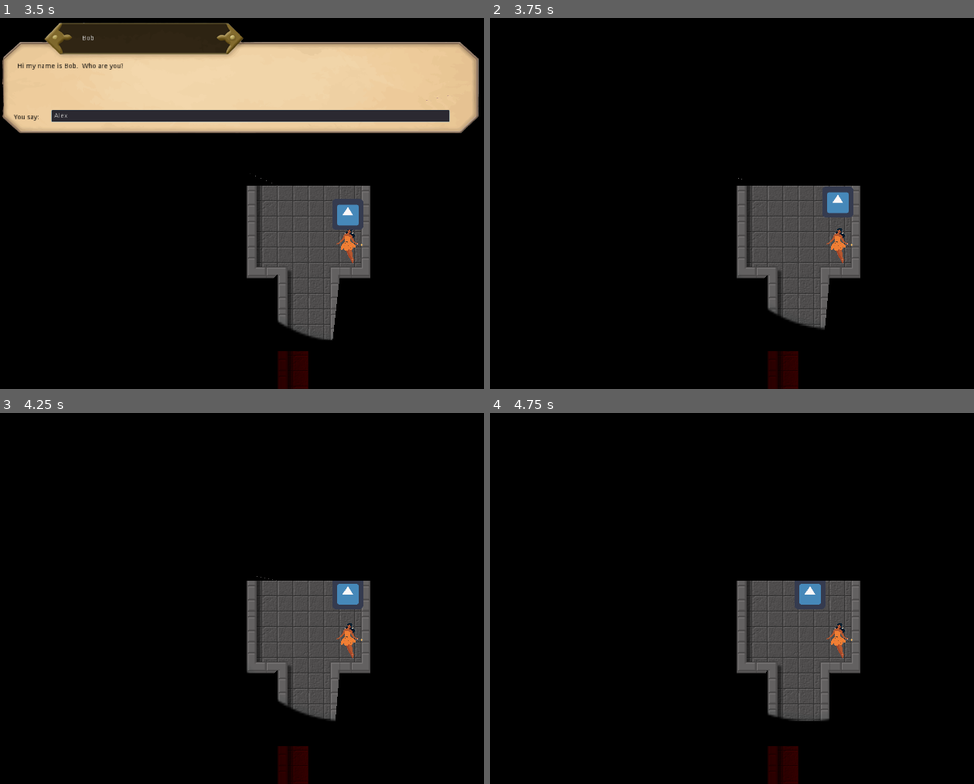
Above: before the commit, frames 1-4 (two rows, left to right).
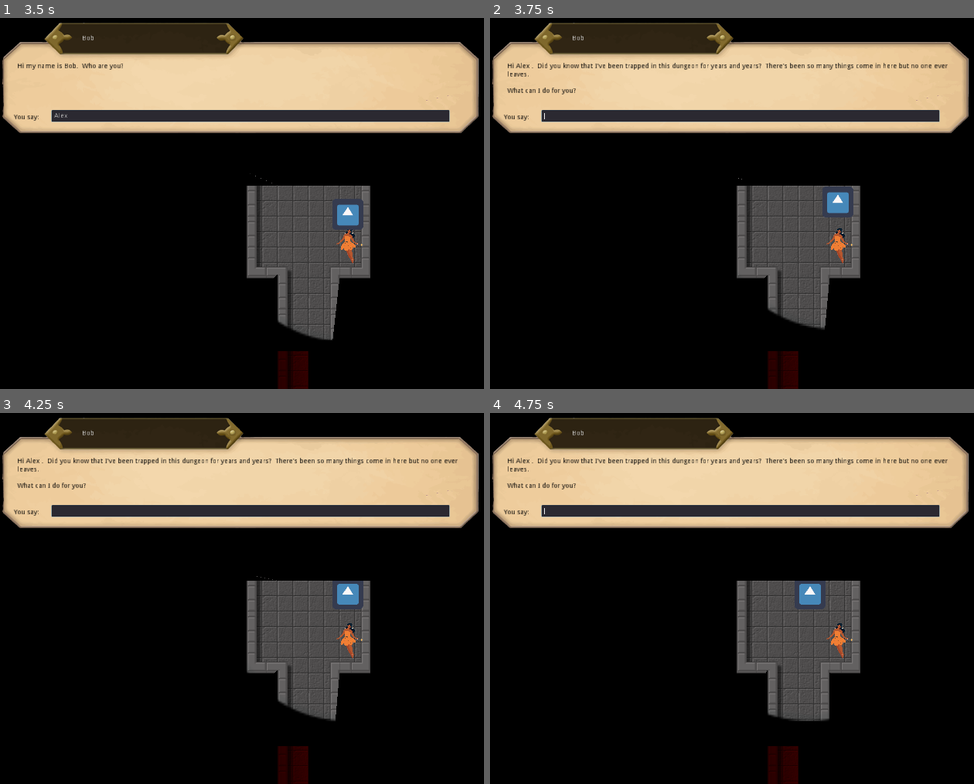
Above: after the commit, the same moments.

Repository: crpalmer/tile-game
Game: Godot game, scene res://Dungeon/Dungeon.tscn
The game is run twice, just before and just after one commit, with the same random seed, the same clock (stepped at 60 frames per second) and the same inputs. The engine's default icon, where the game draws it, is replaced by a stand-in: a white triangle on a blue panel in a dark square.
Inputs (mouse positions are in pixels of both pictures, inside the frame that each line leads up to):
- Up to frame 1 (3.5 s): tap Enter at 0.5 s; hold Right (right) 0.53-1.28 s; hold Down (down) 1.28-2 s; click (251, 114) at 2.02 s; type "Alex" at 2.1 s; tap Space at 2.75 s; hold Right (right) from 2.78 s (still down)
- Up to frame 2 (3.75 s): tap Enter at 3.5 s; release Right (right) at 3.53 s; hold Up (up) from 3.53 s (still down)
- Up to frame 3 (4.25 s): keep holding Up (up)
- Up to frame 4 (4.75 s): tap Space at 4.25 s; release Up (up) at 4.28 s; hold Left (left) from 4.28 s (still down)

Frame 1 is identical in both runs. In frame 2, 26% of the frame differs, in the area x 0-100%, y 1-32%; in frame 3, 26%; in frame 4, 26%.

Commit message:
make hostile npcs stupidly try to get to the player

Diff:
--- a/Characters/BaseCharacter.gd
+++ b/Characters/BaseCharacter.gd
@@ -20,6 +20,7 @@
 
 func attack(who:BaseCharacter):
 	if not who: return
+	if not attack_available: return
 
 	who.hostile = true
 	attack_available = false
--- a/Characters/NPC/NPC.gd
+++ b/Characters/NPC/NPC.gd
@@ -5,26 +5,23 @@
 var speaker_name = "Name"
 var attacked_text = "Die!"
 
-func _ready():
-	var player = GameState.player
-	if player:
-		$TrackingArea.connect("entered", self, "area_entered")
-		$TrackingArea.connect("exited", self, "area_exited")
+func start_conversation():
+	if $d/Conversation.visible: return
 
-func start_conversation():
 	$d/Conversation/SpeakerName.text = speaker_name
 	$d/Conversation/SpeakerText.text = conversation_starter
 	reset_text_box()
 	$d/Conversation.visible = true
 
 func end_conversation(text = "", delay = 2.0):
-	if $d/Conversation.visible:
-		$d/Conversation/PlayerText.visible = false
-		$d/Conversation/PlayerPrompt.visible = false
-		if text.length() > 0:
-			$d/Conversation/SpeakerText.text = text
-			yield(get_tree().create_timer(delay), "timeout")
-		$d/Conversation.visible = false
+	if not $d/Conversation.visible: return
+
+	$d/Conversation/PlayerText.visible = false
+	$d/Conversation/PlayerPrompt.visible = false
+	if text.length() > 0:
+		$d/Conversation/SpeakerText.text = text
+		yield(get_tree().create_timer(delay), "timeout")
+	$d/Conversation.visible = false
 
 func say(text:String):
 	$d/Conversation/SpeakerText.text = text
@@ -69,10 +66,19 @@
 	return words
 
 func _process(delta):
+	var with_player = $TrackingArea.player_is_in_area
 	if hostile:
-		end_conversation(attacked_text)
-		if attack_available and $TrackingArea.is_player_in_area():
+		if with_player:
+			end_conversation(attacked_text, 0.75)
 			attack(GameState.player)
+		else:
+			var dir:Vector2 = GameState.player.position - position
+			dir /= dir.length()
+			var collision = move_and_collide(dir * delta * speed)
+			if collision and collision.collider != GameState.player:
+				move_and_collide(collision.remainder.length() * collision.normal)
+	elif with_player:
+		start_conversation()
 
 func reset_text_box():
 	$d/Conversation/PlayerText.text = ""
@@ -80,12 +86,3 @@
 	$d/Conversation/PlayerPrompt.visible = true
 	$d/Conversation/More.visible = false
 	$d/Conversation/PlayerText.grab_focus()
-
-func area_entered(who):
-	if who != GameState.player: return
-	if hostile: GameState.attack_player(self)
-	else: start_conversation()
-
-func area_exited(who):
-	if who != GameState.player: return
-	end_conversation()
--- a/Characters/Player.gd
+++ b/Characters/Player.gd
@@ -3,6 +3,7 @@
 
 func _init():
 	GameState.player = self
+	hp = 20
 
 func _process(delta):
 	process_movement(delta)
@@ -15,9 +16,7 @@
 	if Input.is_action_pressed("up"): dir.y -= 1
 	if Input.is_action_pressed("down"): dir.y += 1
 
-	var collision = move_and_collide(dir*speed*delta)
-	if collision:
-		emit_signal("collided_with", collision)
+	move_and_collide(dir*speed*delta)
 
 func process_attack():
 	if attack_available and Input.is_action_pressed("attack"):
--- a/Characters/TrackingArea.gd
+++ b/Characters/TrackingArea.gd
@@ -5,6 +5,7 @@
 signal exited
 
 var in_area:Dictionary
+var player_is_in_area = false
 
 func _ready():
 	connect("area_entered", self, "area_entered")
@@ -13,14 +14,10 @@
 	connect("area_exited", self, "area_exited")
 	connect("body_exited", self, "area_exited")
 
-
 func who_is_in_area():
 	for who in in_area.keys():
 		if in_area[who]: return who
 	return null
-
-func is_player_in_area():
-	return in_area[GameState.player]
 
 func area_entered(who):
 	record_area(who, true)
@@ -34,5 +31,6 @@
 	if parent and parent is PhysicsBody2D: record_area(parent, what)
 	elif not in_area.has(who) or in_area[who] != what:
 		in_area[who] = what
+		if who == GameState.player: player_is_in_area = what
 		if what: emit_signal("entered", who)
 		else: emit_signal("exited", who)
